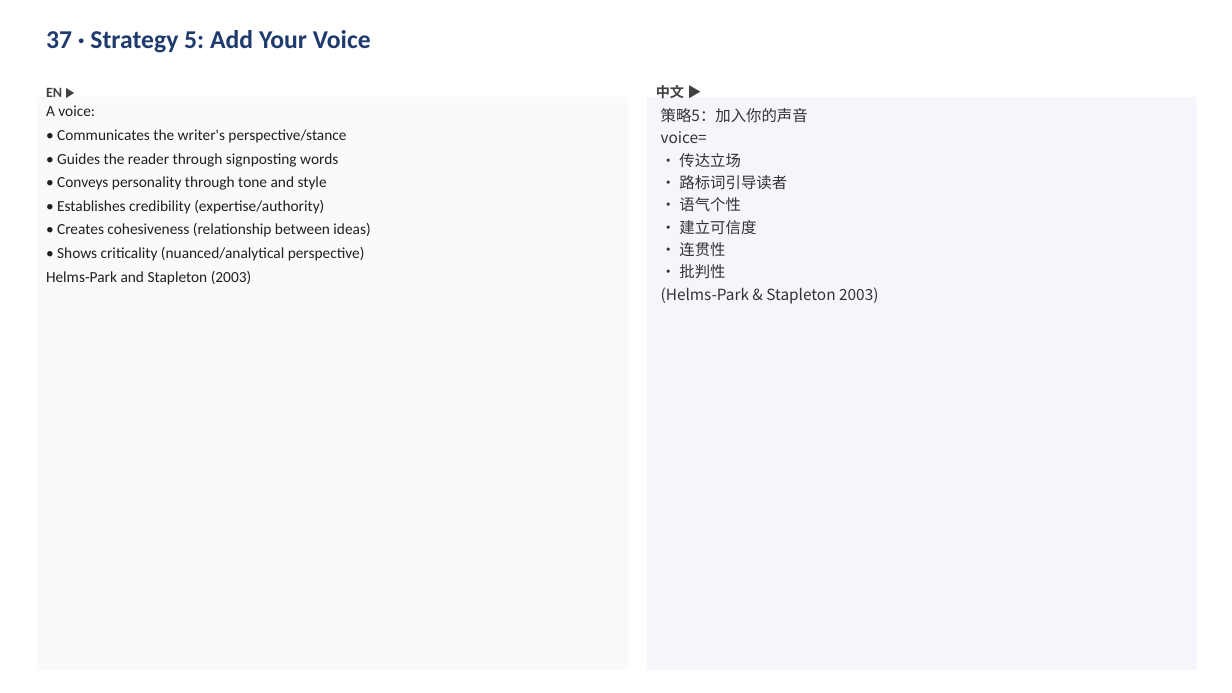
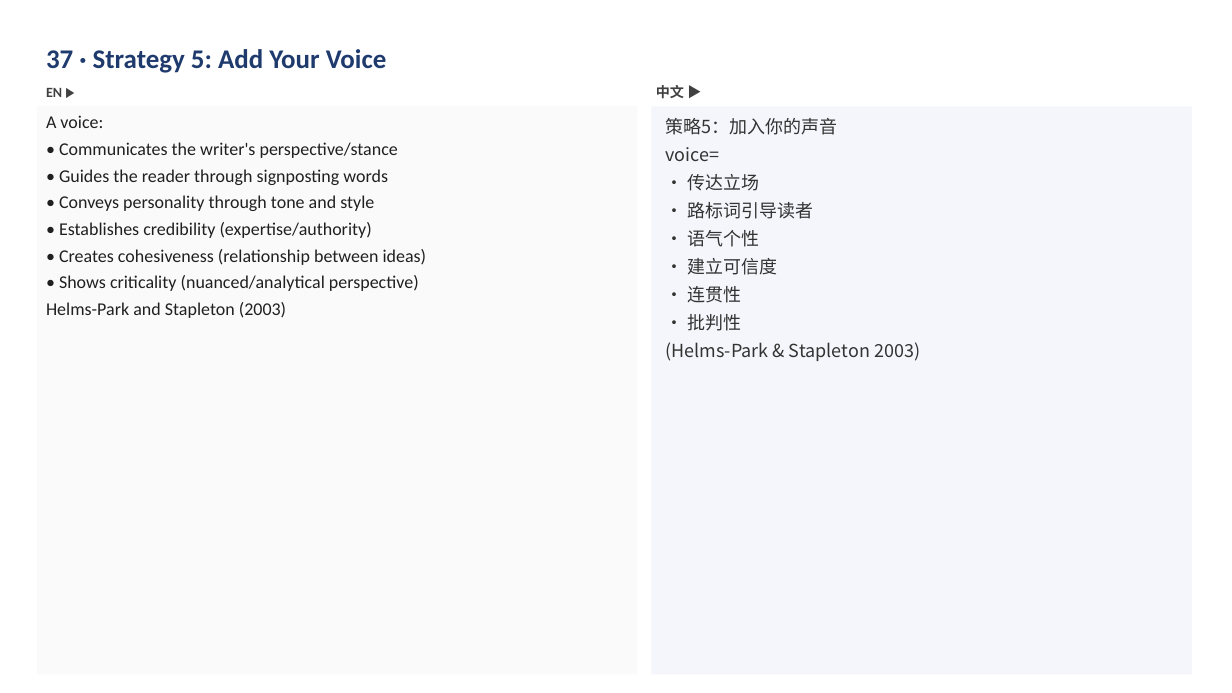
Before and after one commit to 975801846-star/workspace-outputs, a slide deck: slide 37 of LLP307_EAP_写作课_中英对照.pptx. Drawn at 1232x693 pixels with LibreOffice and Linux fonts; fonts in the diff are those of the drawing. Boxes give left, top, right and bottom in pixels: in the first picture for what was removed or moved away, otherwise in the second. Text is boxed around its words. In the diff, an @@ line names an element or a change of style, - is before the commit and + after.

Commit message:
LLP307 EAP bilingual slides — enlarged fonts (EN 14pt / CN 14pt)

```diff
--- a/LLP307_EAP_写作课_中英对照.pptx
+++ b/LLP307_EAP_写作课_中英对照.pptx
@@ text "37 · Strategy 5: Add ..." moved from (x1=46, y1=30, x2=371, y2=53) to (x1=46, y1=49, x2=387, y2=73) @@
@@ text "37 · Strategy 5: Add ..." at (x1=46, y1=49, x2=387, y2=73): size 20 to 21 pt @@
@@ text "A voice:" moved from (x1=46, y1=105, x2=370, y2=285) to (x1=46, y1=115, x2=427, y2=318) @@
@@ text "A voice:" at (x1=46, y1=115, x2=427, y2=318): size 12 to 14 pt @@
@@ rectangle "策略5：加入你的声音" resized from (x1=647, y1=97, x2=1197, y2=670) to (x1=652, y1=106, x2=1192, y2=675) @@
@@ rectangle "策略5：加入你的声音" at (x1=652, y1=106, x2=1192, y2=675): size 12 to 14 pt; more space between paragraphs @@
```
Also in this commit, not shown: 49 other slides changed.
